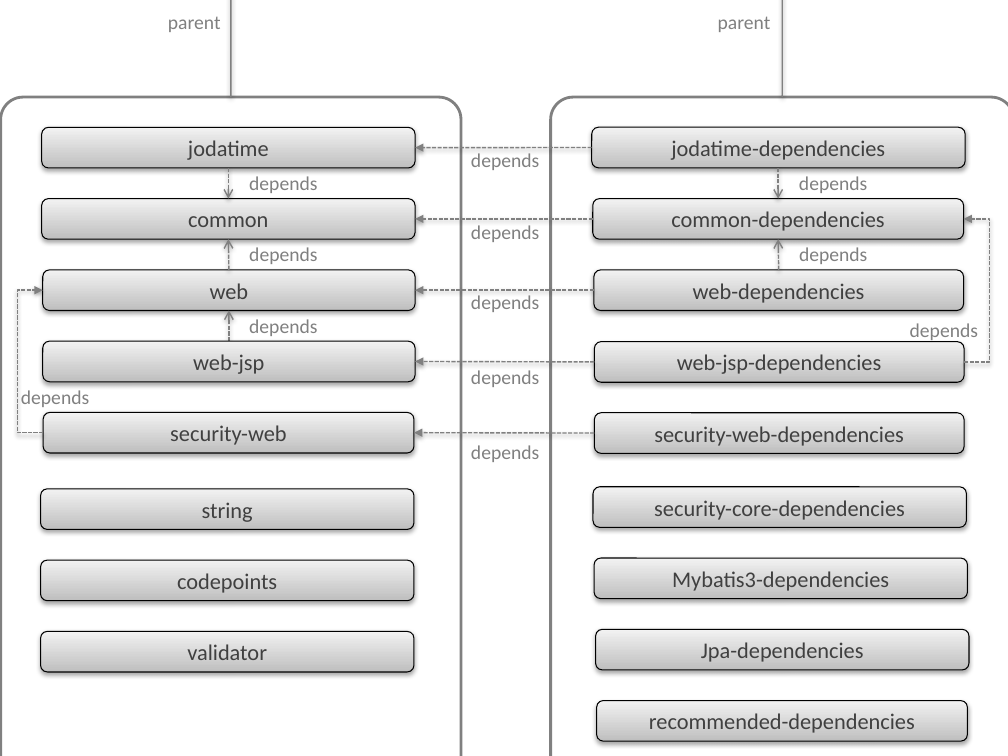
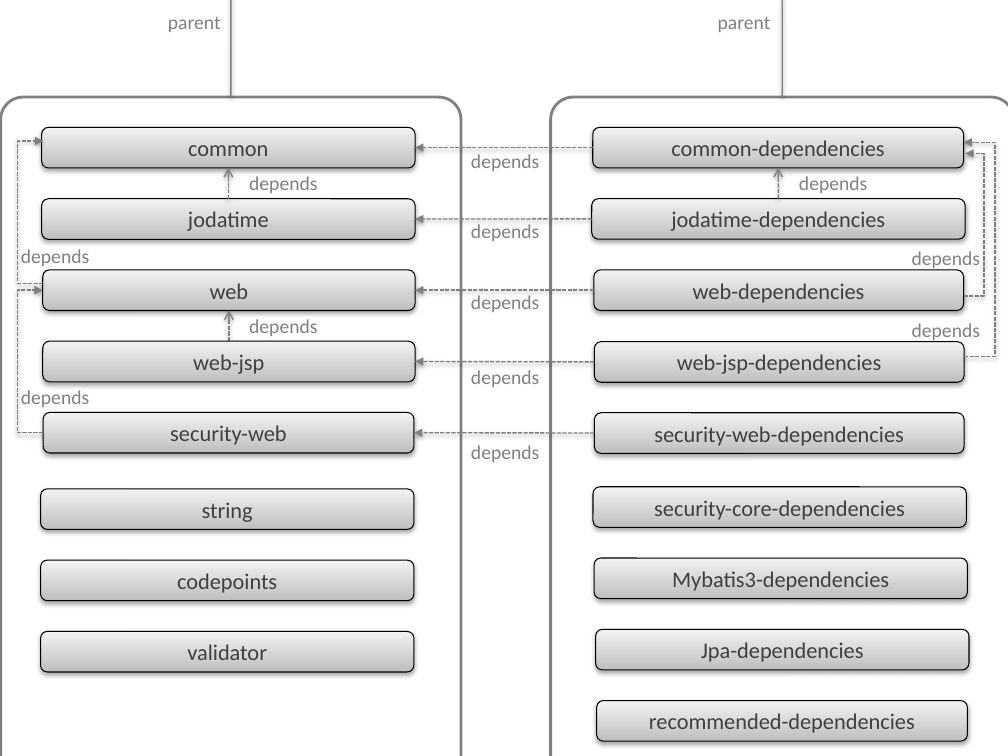
Before and after one commit to xzjia/guideline, a slide deck: slide 3 of source/Overview/images_FrameworkStack/materialFrameworkStack.pptx. Drawn at 1008x756 pixels with LibreOffice and Linux fonts; fonts in the diff are those of the drawing. Boxes give left, top, right and bottom in pixels: in the first picture for what was removed or moved away, otherwise in the second. Text is boxed around its words. In the diff, an @@ line names an element or a change of style, - is before the commit and + after.

```diff
--- a/source/Overview/images_FrameworkStack/materialFrameworkStack.pptx
+++ b/source/Overview/images_FrameworkStack/materialFrameworkStack.pptx
@@ elbow arrow added from (43, 283) to (43, 141), #808080 1 pt dashed @@
@@ elbow arrow moved from (964, 362) - (964, 219) to (964, 357) - (964, 142) @@
@@ arrow moved from (229, 168) - (229, 199) to (229, 199) - (229, 168) @@
@@ 2 rounded rectangles, 2 arrows: place and size @@
-2 rounded rectangles, 2 arrows at (41,199,964,270)
+2 rounded rectangles, 2 arrows at (41,127,964,199)
@@ arrow removed from (778, 168) to (778, 199) @@
@@ elbow arrow added from (964, 296) to (966, 153), #808080 1 pt dashed @@
@@ text "depends": place and size @@
-text "depends" at (249,247,317,264)
+text "depends" at (21,249,89,266)
@@ arrow removed from (229, 270) to (229, 239) @@
@@ 2 rounded rectangles, 1 arrow: place and size @@
-2 rounded rectangles, 1 arrow at (41,127,965,167)
+2 rounded rectangles, 1 arrow at (41,199,965,239)
@@ text "depends": place and size @@
-text "depends" at (799,247,867,264)
+text "depends" at (912,251,980,271)
```
Also in this commit, not shown: 2 other files.
